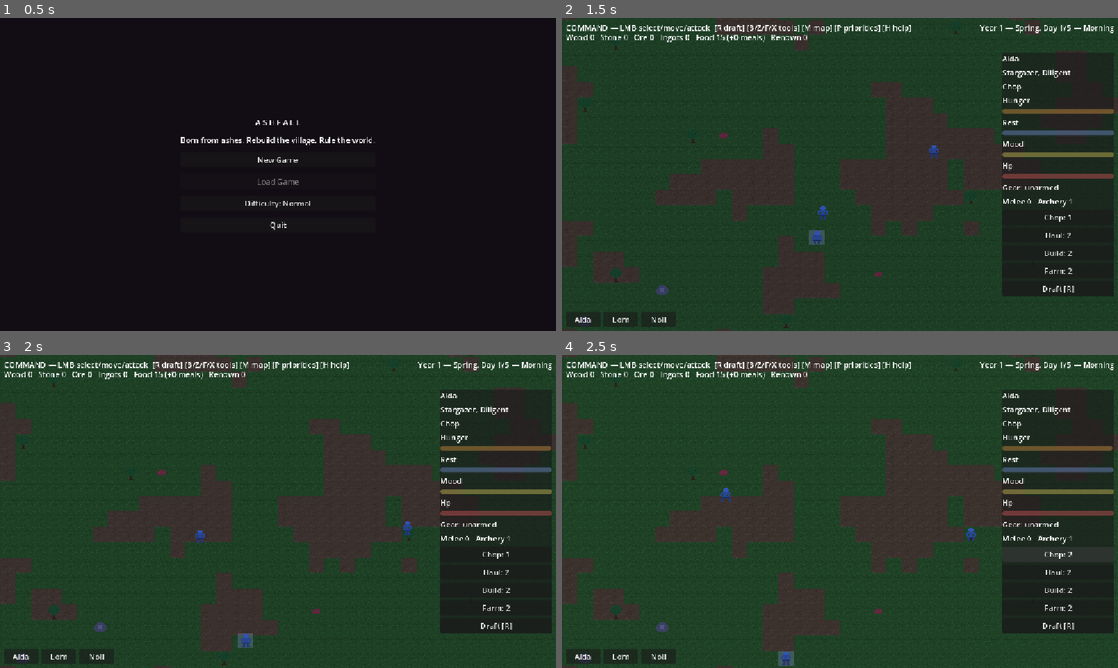
Above: before the commit, frames 1-4 (two rows, left to right).
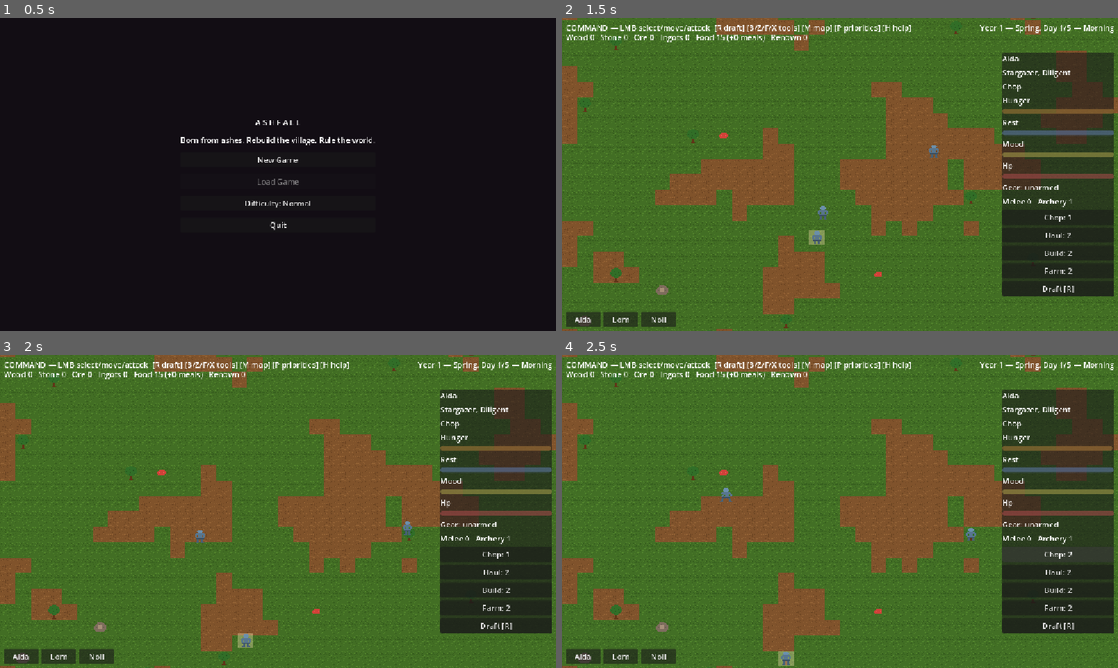
Above: after the commit, the same moments.

Repository: PakkaponBon/gameproject
Game: Godot game, scene res://scenes/main_menu.tscn
Same seed, same stepped clock (60 frames per second), same inputs: the game is played once before the commit and once after it. Sound files missing from this copy of the repository are replaced by a short silence.
Inputs:
- Up to frame 1 (0.5 s): no input
- Up to frame 2 (1.5 s): click "New Game" at 0.5 s; click "Continue" at 1.25 s
- Up to frame 3 (2 s): no input
- Up to frame 4 (2.5 s): click "Chop: 1" at 2 s

Frame 1 is identical in both runs. In frame 2, 85% of the frame differs, in the area x 0-100%, y 0-100%; in frame 3, 85%; in frame 4, 85%.

Commit message:
Phase 12: juice & game feel - every action is FELT
- Fx helpers: hit flash + floating damage numbers, work particle bursts
  (wood chips/stone dust/soil), item drop bounce, ash mark on death (no
  gore per GAME_DESIGN; POLISH said blood - flagged and substituted)
- SoundManager autoload replaces SfxPlayer: 13 SFX with pitch +-10% and
  throttles, job-typed completion sounds, footsteps, bow/hurt/eat/click
  (UI clicks sniffed globally), death hitstop (brief slow-mo)
- Day/night ambience (birds/crickets+wind), raid music swap kept
- Dawn gold -> day -> dusk orange -> night blue tint phases
- Raid punch: horn + 1s camera shake + red edge arrow toward raiders
- Pawns/raiders face their movement direction

Co-Authored-By: Claude Fable 5 <noreply@anthropic.com>

Diff:
--- a/project.godot
+++ b/project.godot
@@ -23,6 +23,7 @@
 JobManager="*res://scripts/job_manager.gd"
 SaveManager="*res://scripts/save_manager.gd"
 FactionManager="*res://scripts/faction_manager.gd"
+SoundManager="*res://scripts/sound_manager.gd"
 
 [display]
 
--- a/scenes/main.tscn
+++ b/scenes/main.tscn
@@ -23,7 +23,6 @@
 [ext_resource type="Script" uid="uid://cq9f5w1t3k8n" path="res://scripts/hover_inspect.gd" id="23_inspect"]
 [ext_resource type="Script" uid="uid://bt8w3m6c1k4f" path="res://scripts/kitchen_keeper.gd" id="24_kitchen"]
 [ext_resource type="Script" uid="uid://cw1f6t9k3n7m" path="res://scripts/events_director.gd" id="25_events"]
-[ext_resource type="Script" uid="uid://cf2n7w4t9k1c" path="res://scripts/sfx_player.gd" id="26_sfx"]
 [ext_resource type="Script" uid="uid://dt3w7q1n8h5m" path="res://scripts/pause_menu.gd" id="8_pause"]
 
 [node name="Main" type="Node2D"]
@@ -75,9 +74,6 @@
 
 [node name="EventsDirector" type="Node" parent="."]
 script = ExtResource("25_events")
-
-[node name="SfxPlayer" type="Node" parent="."]
-script = ExtResource("26_sfx")
 
 [node name="Camera" type="Camera2D" parent="."]
 position = Vector2(512, 512)
--- a/scripts/ally.gd
+++ b/scripts/ally.gd
@@ -21,6 +21,8 @@
 	GameClock.ticked.connect(_on_tick)
 
 func take_damage(amount: float) -> void:
+	Fx.flash($Body)
+	Fx.damage_number(self, amount)
 	hp -= amount
 	if hp <= 0.0:
 		queue_free()
--- a/scripts/camera_controller.gd
+++ b/scripts/camera_controller.gd
@@ -5,10 +5,23 @@
 @export var min_zoom: float = 0.25
 @export var max_zoom: float = 4.0
 
+var _shake_time := 0.0
+var _shake_strength := 0.0
+
+## Raid punch: brief screen shake.
+func shake(duration := 1.0, strength := 5.0) -> void:
+	_shake_time = duration
+	_shake_strength = strength
+
 func _process(delta: float) -> void:
 	var dir := Input.get_vector("pan_left", "pan_right", "pan_up", "pan_down")
 	# Divide by zoom so panning feels the same speed on screen at any zoom level.
 	position += dir * pan_speed * delta / zoom.x
+	if _shake_time > 0.0:
+		_shake_time -= delta
+		offset = Vector2(randf_range(-1, 1), randf_range(-1, 1)) * _shake_strength * _shake_time
+	else:
+		offset = Vector2.ZERO
 
 func _unhandled_input(event: InputEvent) -> void:
 	if event is InputEventMouseButton and event.pressed:
--- a/scripts/day_night_tint.gd
+++ b/scripts/day_night_tint.gd
@@ -8,15 +8,22 @@
 	Color(1.0, 0.93, 0.84),   # autumn: golden
 	Color(0.85, 0.9, 1.0),    # winter: cold
 ]
-const NIGHT_COLOR := Color(0.45, 0.5, 0.72)
-const RAMP := 0.05  # fraction of the day spent fading into/out of night
+const NIGHT_COLOR := Color(0.4, 0.45, 0.7)
+const DAWN_COLOR := Color(1.05, 0.9, 0.7)  # gold morning light
+const DUSK_COLOR := Color(1.0, 0.75, 0.55)  # orange evening
 
 func _process(_delta: float) -> void:
 	var season: Color = SEASON_TINTS[GameClock.season_index()]
 	var f := GameClock.day_fraction()
-	var night_amount := 0.0
-	if f >= GameClock.NIGHT_START:
-		night_amount = minf((f - GameClock.NIGHT_START) / RAMP, 1.0)
-	elif f < RAMP:  # dawn: fade the night back out
-		night_amount = 1.0 - f / RAMP
-	color = season.lerp(NIGHT_COLOR * season, night_amount)
+	var tint: Color
+	if f < 0.06:  # dawn gold fading into day
+		tint = DAWN_COLOR.lerp(Color.WHITE, f / 0.06)
+	elif f < 0.62:  # full day
+		tint = Color.WHITE
+	elif f < GameClock.NIGHT_START:  # dusk orange
+		tint = Color.WHITE.lerp(DUSK_COLOR, (f - 0.62) / (GameClock.NIGHT_START - 0.62))
+	elif f < GameClock.NIGHT_START + 0.05:  # dusk into night
+		tint = DUSK_COLOR.lerp(NIGHT_COLOR, (f - GameClock.NIGHT_START) / 0.05)
+	else:  # night blue
+		tint = NIGHT_COLOR
+	color = season * tint
--- a/scripts/event_bus.gd
+++ b/scripts/event_bus.gd
@@ -9,3 +9,4 @@
 signal merchant_arrived
 signal merchant_left
 signal play_sfx(id: String)
+signal play_fx(job_type: int, cell: Vector2i)  # work-completion particles
--- /dev/null
+++ b/scripts/fx.gd
@@ -0,0 +1,66 @@
+class_name Fx
+extends RefCounted
+## One-shot juice helpers: hit flashes, floating damage numbers, particle
+## bursts, item drop hops, and (tone rule: no gore) ash marks for deaths.
+
+static func flash(sprite: CanvasItem) -> void:
+	var prev := sprite.modulate
+	sprite.modulate = Color(2.5, 2.5, 2.5, 1.0)
+	var tween := sprite.create_tween()
+	tween.tween_property(sprite, "modulate", prev, 0.15)
+
+static func damage_number(anchor: Node2D, amount: float) -> void:
+	var holder := Node2D.new()
+	holder.position = anchor.position + Vector2(0, -10)
+	holder.z_index = 50
+	var label := Label.new()
+	label.text = str(int(round(amount)))
+	label.modulate = Color(1.0, 0.85, 0.3)
+	label.position = Vector2(-8, -10)
+	label.scale = Vector2(0.6, 0.6)
+	holder.add_child(label)
+	anchor.get_parent().add_child(holder)
+	var tween := holder.create_tween()
+	tween.tween_property(holder, "position:y", holder.position.y - 14.0, 0.6)
+	tween.parallel().tween_property(holder, "modulate:a", 0.0, 0.6)
+	tween.tween_callback(holder.queue_free)
+
+static func burst(parent: Node, world_pos: Vector2, color: Color) -> void:
+	var particles := CPUParticles2D.new()
+	particles.position = world_pos
+	particles.amount = 10
+	particles.lifetime = 0.45
+	particles.one_shot = true
+	particles.explosiveness = 1.0
+	particles.direction = Vector2(0, -1)
+	particles.spread = 60.0
+	particles.initial_velocity_min = 30.0
+	particles.initial_velocity_max = 70.0
+	particles.gravity = Vector2(0, 220)
+	particles.scale_amount_min = 1.0
+	particles.scale_amount_max = 2.0
+	particles.color = color
+	particles.emitting = true
+	parent.add_child(particles)
+	particles.finished.connect(particles.queue_free)
+
+## Dropped items bounce into place instead of teleporting.
+static func hop(item: Node2D) -> void:
+	var rest_y := item.position.y
+	item.position.y -= 6.0
+	var tween := item.create_tween()
+	tween.tween_property(item, "position:y", rest_y, 0.28) \
+			.set_trans(Tween.TRANS_BOUNCE).set_ease(Tween.EASE_OUT)
+
+## Where someone fell: a dark ash smudge that slowly fades. No gore.
+static func ash_mark(parent: Node, world_pos: Vector2) -> void:
+	var mark := ColorRect.new()
+	mark.color = Color(0.28, 0.25, 0.23, 0.5)
+	mark.size = Vector2(10, 4)
+	mark.position = world_pos + Vector2(-5, 2)
+	mark.mouse_filter = Control.MOUSE_FILTER_IGNORE
+	parent.add_child(mark)
+	var tween := mark.create_tween()
+	tween.tween_interval(25.0)
+	tween.tween_property(mark, "modulate:a", 0.0, 5.0)
+	tween.tween_callback(mark.queue_free)
--- a/scripts/hud.gd
+++ b/scripts/hud.gd
@@ -8,6 +8,7 @@
 const FEED_SECONDS := 12.0
 
 var _feed: VBoxContainer
+var _raid_arrow: Label
 var _resource_cooldown := 0
 
 @onready var mode_label: Label = $ModeLabel
@@ -21,6 +22,11 @@
 	_feed.offset_top = 52.0
 	_feed.offset_right = 560.0
 	add_child(_feed)
+	_raid_arrow = Label.new()
+	_raid_arrow.text = "!! RAID !!"
+	_raid_arrow.modulate = Color(1.0, 0.3, 0.25)
+	_raid_arrow.visible = false
+	add_child(_raid_arrow)
 	GameClock.ticked.connect(_on_tick)
 	GameClock.speed_changed.connect(_update_calendar)
 	_update_calendar()
@@ -90,6 +96,25 @@
 	resource_label.text = "Wood %d   Stone %d   Ore %d   Ingots %d   Food %d (+%d meals)   Renown %d" \
 			% [counts.wood, counts.stone, counts.iron_ore, counts.iron_ingot, raw, meals, FactionManager.renown]
 
+## Red edge-of-screen pointer toward the nearest raider.
+func _process(_delta: float) -> void:
+	var raiders := get_tree().get_nodes_in_group("raiders")
+	_raid_arrow.visible = not raiders.is_empty()
+	if raiders.is_empty():
+		return
+	var camera: Camera2D = get_parent().get_node("Camera")
+	var nearest: Node2D = raiders[0]
+	for node in raiders:
+		if (node as Node2D).position.distance_to(camera.position) \
+				< nearest.position.distance_to(camera.position):
+			nearest = node
+	var view := get_viewport().get_visible_rect().size
+	var dir: Vector2 = (nearest.position - camera.position)
+	if dir.length() < 8.0:
+		dir = Vector2.DOWN
+	var edge := view / 2.0 + dir.normalized() * (minf(view.x, view.y) / 2.0 - 48.0)
+	_raid_arrow.position = edge - _raid_arrow.size / 2.0
+
 func _update_calendar() -> void:
 	var tag := ""
 	if GameClock.sim_paused:
--- a/scripts/job_manager.gd
+++ b/scripts/job_manager.gd
@@ -140,9 +140,15 @@
 func release_job(job: Job) -> void:
 	job.reserved = false
 
+const COMPLETE_SFX := {
+	Job.Type.CHOP: "chop", Job.Type.MINE: "mine", Job.Type.BUILD: "hammer",
+	Job.Type.CRAFT: "hammer", Job.Type.COOK: "eat", Job.Type.DECONSTRUCT: "hammer",
+}
+
 func complete_job(job: Job) -> void:
 	jobs.erase(job)
-	EventBus.play_sfx.emit("thud")
+	EventBus.play_sfx.emit(COMPLETE_SFX.get(job.type, "thud"))
+	EventBus.play_fx.emit(job.type, job.cell)
 	job.completed.emit()
 
 func _is_reachable(from_cell: Vector2i, to_cell: Vector2i) -> bool:
--- a/scripts/main.gd
+++ b/scripts/main.gd
@@ -38,7 +38,8 @@
 	kitchen_keeper.spawn_parent = entities
 	events_director.spawn_parent = entities
 	raid_director.raid_started.connect(func(fname: String) -> void:
-		hud.set_event("RAID — %s attacks!" % fname, Color(1.0, 0.4, 0.35)))
+		hud.set_event("RAID — %s attacks!" % fname, Color(1.0, 0.4, 0.35))
+		$Camera.shake(1.0, 5.0))
 	raid_director.raid_ended.connect(func() -> void:
 		FactionManager.add_renown(1)
 		hud.set_event("The raid is beaten. Word of your village spreads.", Color(0.7, 0.95, 0.7)))
@@ -46,6 +47,7 @@
 	pause_menu.load_requested.connect(func(path: String) -> void: SaveManager.load_game(path))
 	spawner.pawn_created.connect(_on_pawn_created)
 	EventBus.building_built.connect(_on_building_built)
+	EventBus.play_fx.connect(_on_play_fx)
 	EventBus.building_deconstructed.connect(_on_building_deconstructed)
 	EventBus.building_destroyed.connect(_on_building_destroyed)
 	EventBus.merchant_arrived.connect(func() -> void:
@@ -98,6 +100,7 @@
 		selected.set_selected(false)
 	selected = pawn
 	selected.set_selected(true)
+	EventBus.play_sfx.emit("click")
 	villager_panel.show_pawn(selected)
 
 ## Roster: first click selects, second click jumps the camera there.
@@ -241,6 +244,7 @@
 		villager_panel.refresh()
 
 func _on_pawn_died(pawn: Pawn) -> void:
+	Fx.ash_mark(entities, pawn.position)  # tone rule: ash, not blood
 	spawner.spawn_entity(spawner.GRAVE_SCENE, pawn.cell)
 	if pawn.combat.weapon_id != "":
 		spawner.drop_resource(pawn.cell, pawn.combat.weapon_id, 1)  # gear outlives its owner
@@ -258,6 +262,19 @@
 	elif selected == pawn:
 		_select_first_alive()
 
+const FX_COLORS := {
+	Job.Type.CHOP: Color(0.6, 0.45, 0.28),  # wood chips
+	Job.Type.MINE: Color(0.62, 0.62, 0.68),  # stone dust
+	Job.Type.PLANT: Color(0.42, 0.3, 0.18),  # soil puff
+	Job.Type.HARVEST: Color(0.5, 0.7, 0.35),
+	Job.Type.BUILD: Color(0.7, 0.7, 0.72),
+	Job.Type.DECONSTRUCT: Color(0.7, 0.7, 0.72),
+}
+
+func _on_play_fx(job_type: int, cell: Vector2i) -> void:
+	if FX_COLORS.has(job_type):
+		Fx.burst(entities, WorldGrid.cell_to_world(cell), FX_COLORS[job_type])
+
 func _on_building_built(cell: Vector2i, building_id: String) -> void:
 	blueprints.erase(cell)
 	place_building(cell, building_id)
--- a/scripts/pawn.gd
+++ b/scripts/pawn.gd
@@ -88,6 +88,8 @@
 
 func take_damage(amount: float) -> void:
 	if not dead:
+		Fx.flash(body)
+		Fx.damage_number(self, amount)
 		combat.take_damage(amount)
 
 ## Fed by a rescuer: back on your feet, hungry but alive.
@@ -202,10 +204,13 @@
 		abort_all()
 		return
 	cell = path[1]
+	if (cell.x + cell.y) % 2 == 0:
+		EventBus.play_sfx.emit("step")  # SoundManager throttles the patter
 
 func _on_damaged() -> void:
 	if survival.sleeping:
 		survival.wake()
+	EventBus.play_sfx.emit("hurt")
 	needs.attacked()
 	stats_changed.emit()
 
@@ -287,3 +292,5 @@
 		var walking := position.distance_to(dest) > 1.5 or cell != target_cell
 		var frame := 14 if walking and int(Time.get_ticks_msec() / 180) % 2 == 0 else 0
 		body.region_rect.position.x = frame * 16
+		if absf(dest.x - position.x) > 0.5:
+			body.flip_h = dest.x < position.x  # face where we're headed
--- a/scripts/pawn_combat.gd
+++ b/scripts/pawn_combat.gd
@@ -108,6 +108,7 @@
 	if attack_cooldown <= 0:
 		attack_cooldown = ATTACK_COOLDOWN_TICKS + 5
 		ammo -= 1
+		EventBus.play_sfx.emit("bow")
 		var lvl := pawn.skills.level("archery")
 		if randf() < 0.6 + 0.04 * lvl:
 			target.take_damage(float(wdef.damage) * (1.0 + 0.05 * lvl)
--- a/scripts/pawn_survival.gd
+++ b/scripts/pawn_survival.gd
@@ -56,6 +56,7 @@
 		var was_meal := food_target.meal
 		food_target.queue_free()
 		food_target = null
+		EventBus.play_sfx.emit("eat")
 		pawn.needs.eat(was_meal)
 
 ## Mental-break behavior: aimless steps.
--- a/scripts/raider.gd
+++ b/scripts/raider.gd
@@ -36,6 +36,8 @@
 	GameClock.ticked.connect(_on_tick)
 
 func take_damage(amount: float) -> void:
+	Fx.flash($Body)
+	Fx.damage_number(self, amount)
 	hp -= maxf(amount - armor, 1.0)
 	if hp <= 0.0:
 		if faction_id != "":
@@ -146,5 +148,8 @@
 	var dest := WorldGrid.cell_to_world(cell)
 	position = position.lerp(dest, minf(1.0, LERP_WEIGHT * delta))
 	var walking := position.distance_to(dest) > 1.5
-	($Body as Sprite2D).region_rect.position.x = \
+	var body: Sprite2D = $Body
+	body.region_rect.position.x = \
 			(14 if walking and int(Time.get_ticks_msec() / 180) % 2 == 0 else 0) * 16
+	if absf(dest.x - position.x) > 0.5:
+		body.flip_h = dest.x < position.x
--- a/scripts/resource_item.gd
+++ b/scripts/resource_item.gd
@@ -41,6 +41,7 @@
 	cell = drop_cell
 	position = WorldGrid.cell_to_world(cell)
 	_settle()
+	Fx.hop(self)
 
 func _settle() -> void:
 	# Check storage BEFORE registering, or our own presence marks the cell taken.
--- a/scripts/sfx_player.gd
+++ /dev/null
@@ -1,53 +0,0 @@
-class_name SfxPlayer
-extends Node
-## Placeholder audio: procedural SFX via EventBus.play_sfx, and two music
-## loops that swap with the raid state. Scene-local to Main.
-
-const SOUNDS := {
-	"hit": "res://assets/sfx/hit.wav",
-	"thud": "res://assets/sfx/thud.wav",
-	"spell": "res://assets/sfx/spell.wav",
-	"horn": "res://assets/sfx/horn.wav",
-	"death": "res://assets/sfx/death.wav",
-}
-const CHECK_EVERY_TICKS := 15
-
-var _players := {}
-var _music: AudioStreamPlayer
-var _village: AudioStream
-var _raid: AudioStream
-var _raid_music := false
-var _cooldown := 0
-
-func _ready() -> void:
-	for id: String in SOUNDS:
-		var player := AudioStreamPlayer.new()
-		player.stream = load(SOUNDS[id])
-		player.volume_db = -8.0
-		add_child(player)
-		_players[id] = player
-	_village = load("res://assets/sfx/village_loop.wav")
-	_raid = load("res://assets/sfx/raid_loop.wav")
-	_music = AudioStreamPlayer.new()
-	_music.volume_db = -14.0
-	_music.stream = _village
-	add_child(_music)
-	_music.finished.connect(func() -> void: _music.play())  # manual loop
-	_music.play()
-	EventBus.play_sfx.connect(_on_play)
-	GameClock.ticked.connect(_on_tick)
-
-func _on_play(id: String) -> void:
-	if _players.has(id):
-		_players[id].play()
-
-func _on_tick() -> void:
-	_cooldown -= 1
-	if _cooldown > 0:
-		return
-	_cooldown = CHECK_EVERY_TICKS
-	var raiding := not get_tree().get_nodes_in_group("raiders").is_empty()
-	if raiding != _raid_music:
-		_raid_music = raiding
-		_music.stream = _raid if raiding else _village
-		_music.play()
--- /dev/null
+++ b/scripts/sound_manager.gd
@@ -0,0 +1,107 @@
+extends Node
+## Autoload (POLISH.md Phase 12): all SFX with pitch randomization and
+## per-sound throttles, music that follows the raid state, day/night
+## ambience, UI click sniffing, and the death hitstop.
+
+const SOUNDS := {
+	"hit": "res://assets/sfx/hit.wav",
+	"thud": "res://assets/sfx/thud.wav",
+	"spell": "res://assets/sfx/spell.wav",
+	"horn": "res://assets/sfx/horn.wav",
+	"death": "res://assets/sfx/death.wav",
+	"chop": "res://assets/sfx/chop.wav",
+	"mine": "res://assets/sfx/mine.wav",
+	"hammer": "res://assets/sfx/hammer.wav",
+	"eat": "res://assets/sfx/eat.wav",
+	"step": "res://assets/sfx/step.wav",
+	"bow": "res://assets/sfx/bow.wav",
+	"hurt": "res://assets/sfx/hurt.wav",
+	"click": "res://assets/sfx/click.wav",
+}
+const VOLUMES := {"step": -24.0, "click": -12.0, "hit": -6.0}
+const MIN_INTERVALS := {"step": 0.12, "hit": 0.06, "thud": 0.08}
+const CHECK_EVERY_TICKS := 15
+
+var _players := {}
+var _last_played := {}
+var _music: AudioStreamPlayer
+var _ambience: AudioStreamPlayer
+var _village: AudioStream
+var _raid: AudioStream
+var _birds: AudioStream
+var _crickets: AudioStream
+var _raid_music := false
+var _night := false
+var _cooldown := 0
+
+func _ready() -> void:
+	process_mode = Node.PROCESS_MODE_ALWAYS
+	for id: String in SOUNDS:
+		var player := AudioStreamPlayer.new()
+		player.stream = load(SOUNDS[id])
+		player.volume_db = float(VOLUMES.get(id, -8.0))
+		player.max_polyphony = 3
+		add_child(player)
+		_players[id] = player
+	_village = load("res://assets/sfx/village_loop.wav")
+	_raid = load("res://assets/sfx/raid_loop.wav")
+	_birds = load("res://assets/sfx/birds_loop.wav")
+	_crickets = load("res://assets/sfx/crickets_loop.wav")
+	_music = _make_loop(_village, -16.0)
+	_ambience = _make_loop(_birds, -14.0)
+	EventBus.play_sfx.connect(play)
+	GameClock.ticked.connect(_on_tick)
+
+func play(id: String) -> void:
+	if not _players.has(id):
+		return
+	var now := Time.get_ticks_msec() / 1000.0
+	if now - float(_last_played.get(id, -1.0)) < float(MIN_INTERVALS.get(id, 0.03)):
+		return
+	_last_played[id] = now
+	var player: AudioStreamPlayer = _players[id]
+	player.pitch_scale = randf_range(0.9, 1.1)
+	player.play()
+	if id == "death":
+		_hitstop()
+
+## Brief slow-motion beat when someone dies. Real-time timer, so it
+## recovers even while the sim is paused.
+func _hitstop() -> void:
+	if Engine.time_scale < 1.0:
+		return
+	Engine.time_scale = 0.05
+	await get_tree().create_timer(0.12, true, false, true).timeout
+	Engine.time_scale = 1.0
+
+func _on_tick() -> void:
+	_cooldown -= 1
+	if _cooldown > 0:
+		return
+	_cooldown = CHECK_EVERY_TICKS
+	var raiding := not get_tree().get_nodes_in_group("raiders").is_empty()
+	if raiding != _raid_music:
+		_raid_music = raiding
+		_music.stream = _raid if raiding else _village
+		_music.play()
+	if GameClock.is_night() != _night:
+		_night = GameClock.is_night()
+		_ambience.stream = _crickets if _night else _birds
+		_ambience.play()
+
+## Soft click for any UI button press, without wiring every button.
+func _input(event: InputEvent) -> void:
+	if event is InputEventMouseButton and event.pressed \
+			and event.button_index == MOUSE_BUTTON_LEFT:
+		var hovered := get_viewport().gui_get_hovered_control()
+		if hovered is Button:
+			play("click")
+
+func _make_loop(stream: AudioStream, volume_db: float) -> AudioStreamPlayer:
+	var player := AudioStreamPlayer.new()
+	player.stream = stream
+	player.volume_db = volume_db
+	add_child(player)
+	player.finished.connect(func() -> void: player.play())
+	player.play()
+	return player
Not shown, added: assets/sfx/birds_loop.wav.import
Not shown, added: assets/sfx/bow.wav.import
Not shown, added: assets/sfx/chop.wav.import
Not shown, added: assets/sfx/click.wav.import
Not shown, added: assets/sfx/crickets_loop.wav.import
Not shown, added: assets/sfx/eat.wav.import
Not shown, added: assets/sfx/hammer.wav.import
Not shown, added: assets/sfx/hurt.wav.import
Not shown, added: assets/sfx/mine.wav.import
Not shown, added: assets/sfx/step.wav.import
Not shown: 1 places in scenes/main.tscn that only renumber resources
Not shown, added: scripts/fx.gd.uid
(and 13 more such lines)
